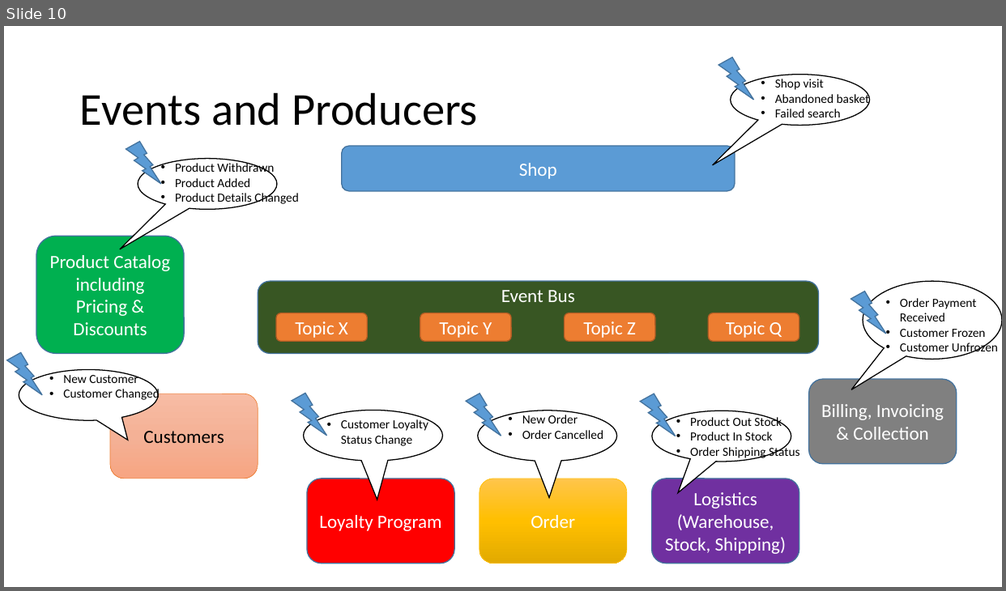
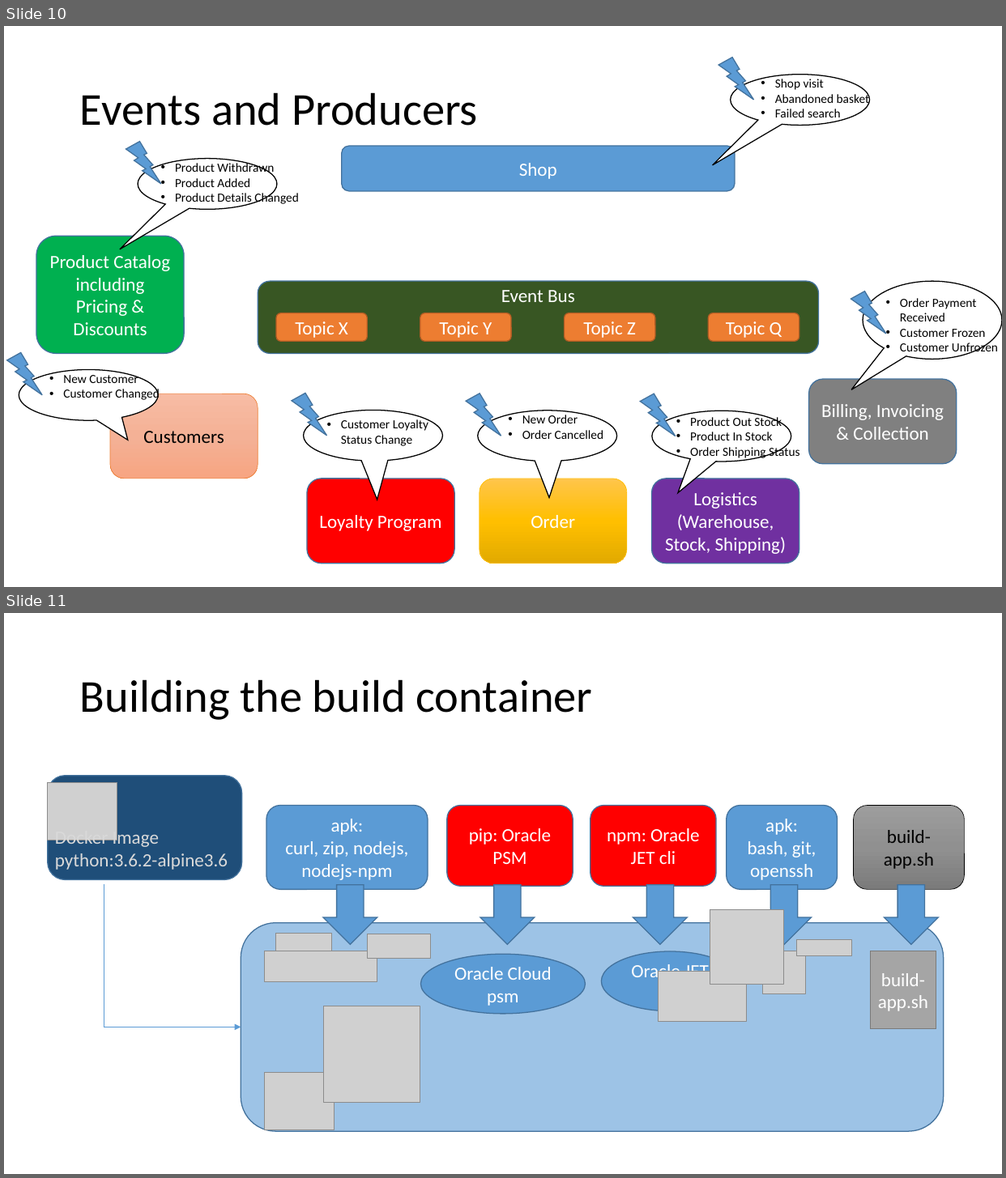
Before and after one commit to lucasjellema/logistics-microservice-soaring-clouds-sequel, a slide deck: Logistics-Microservice-in-Soaring through the Clouds – The Sequel.pptx. Shown one above the other, each under a label of ours: slide 10 before the commit, slides 10 and 11 after it. The pictures are 1006x591 and 1006x1178 pixels, drawn with LibreOffice and Linux fonts; fonts in the diff are those of the drawing; grey boxes stand for pictures. Boxes give left, top, right and bottom in pixels: in the first picture for what was removed or moved away, otherwise in the second. Text is boxed around its words. In the diff, an @@ line names an element or a change of style, - is before the commit and + after.

Commit message:
Adding slides on Wercker K8S Pipeline and Docker PSM ACC build to deploy pipeline

```diff
--- a/Logistics-Microservice-in-Soaring through the Clouds – The Sequel.pptx
+++ b/Logistics-Microservice-in-Soaring through the Clouds – The Sequel.pptx
@@ slide 11 added at [4,613,1002,1174], background #FFFFFF @@
@@ title added at [80,679,592,720], 44 pt, text #000000 @@
+Building the build container
@@ rounded rectangle added at [48,776,242,879], fill #1F4E79, outline #43739E 1 pt @@
@@ picture added at [48,782,117,840] @@
@@ rounded rectangle added at [266,806,428,889], fill #5B9BD5, outline #43739E 1 pt, 18 pt, text #FFFFFF @@
+apk:
+curl, zip, nodejs, nodejs-npm
@@ rounded rectangle added at [447,806,573,886], fill #FF0000, outline #43739E 1 pt, 18 pt, text #FFFFFF @@
+pip: Oracle PSM
@@ rounded rectangle added at [590,806,716,886], fill #FF0000, outline #43739E 1 pt, 18 pt, text #FFFFFF @@
+npm: Oracle JET cli
@@ rounded rectangle added at [727,806,837,889], fill #5B9BD5, outline #43739E 1 pt, 18 pt, text #FFFFFF @@
+apk:
+bash, git, openssh
@@ rounded rectangle added at [854,806,965,889], fill gradient #9D9D9D to #909090 to #7C7C7C, outline #000000 0.5 pt, 18 pt, text #000000 @@
+build-app.sh
@@ text added at [55,828,228,870], 18 pt, text #D9D9D9 @@
+Docker Image
+python:3.6.2-alpine3.6
@@ elbow arrow added from (104, 884) to (241, 1027), #5B9BD5 0.5 pt @@
@@ down arrow added at [323,884,377,944], fill #5B9BD5, outline #43739E 1 pt @@
@@ down arrow added at [480,884,534,944], fill #5B9BD5, outline #43739E 1 pt @@
@@ down arrow added at [633,884,687,944], fill #5B9BD5, outline #43739E 1 pt @@
@@ down arrow added at [757,884,811,944], fill #5B9BD5, outline #43739E 1 pt @@
@@ down arrow added at [884,884,938,944], fill #5B9BD5, outline #43739E 1 pt @@
@@ rounded rectangle added at [241,923,944,1131], fill #9DC3E6, outline #43739E 1 pt @@
@@ picture added at [710,910,784,984] @@
@@ picture added at [265,952,377,982] @@
@@ picture added at [275,934,331,952] @@
@@ picture added at [367,934,430,959] @@
@@ ellipse added at [602,952,739,1012], fill #5B9BD5, outline #43739E 1 pt, 18 pt, text #FFFFFF @@
+Oracle JET cli
@@ picture added at [762,952,806,995] @@
@@ picture added at [796,939,852,956] @@
@@ rectangle added at [870,952,936,1029], fill #A5A5A5, outline #7A7A7A 1 pt, 18 pt, text #FFFFFF @@
+build-app.sh
@@ ellipse added at [421,954,586,1014], fill #5B9BD5, outline #43739E 1 pt, 18 pt, text #FFFFFF @@
+Oracle Cloud psm
@@ picture added at [658,971,747,1021] @@
@@ picture added at [324,1006,420,1102] @@
@@ picture added at [265,1072,334,1131] @@
```
Also in this commit, not shown: 1 slide changed, 5 other slides added.
